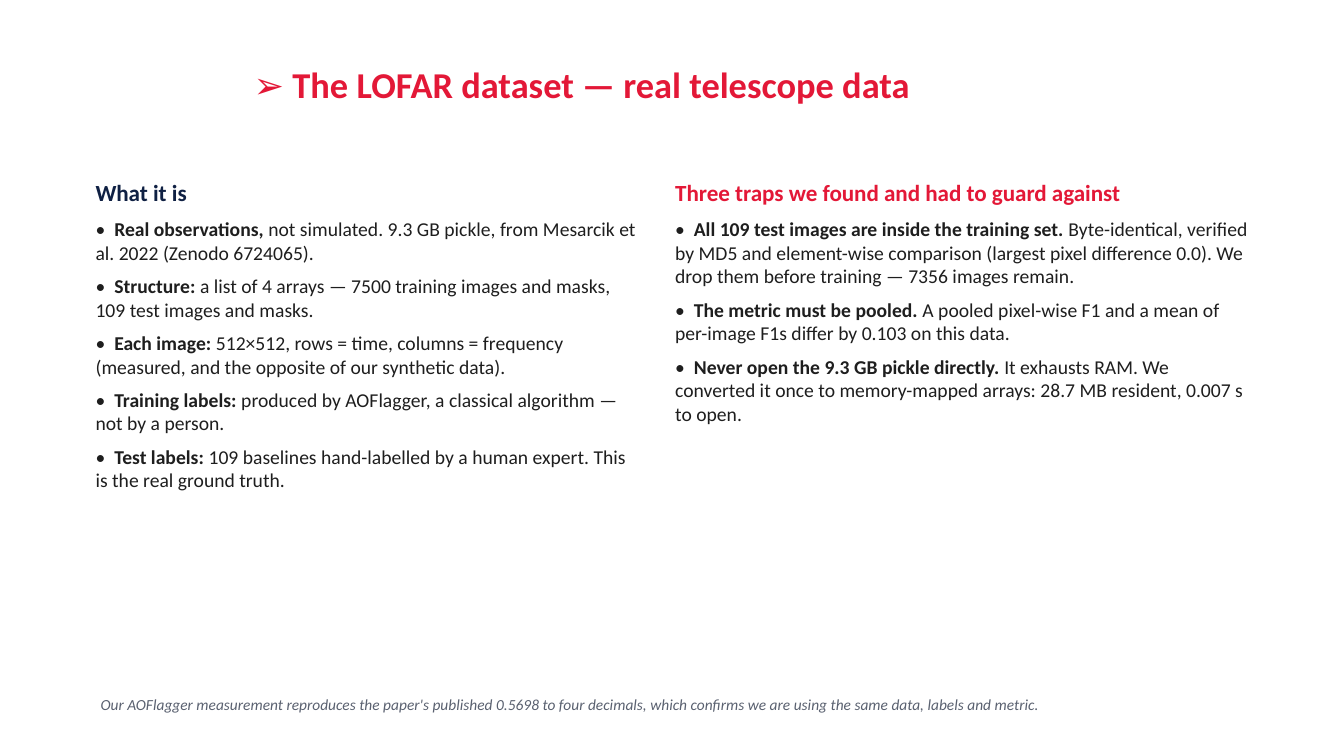
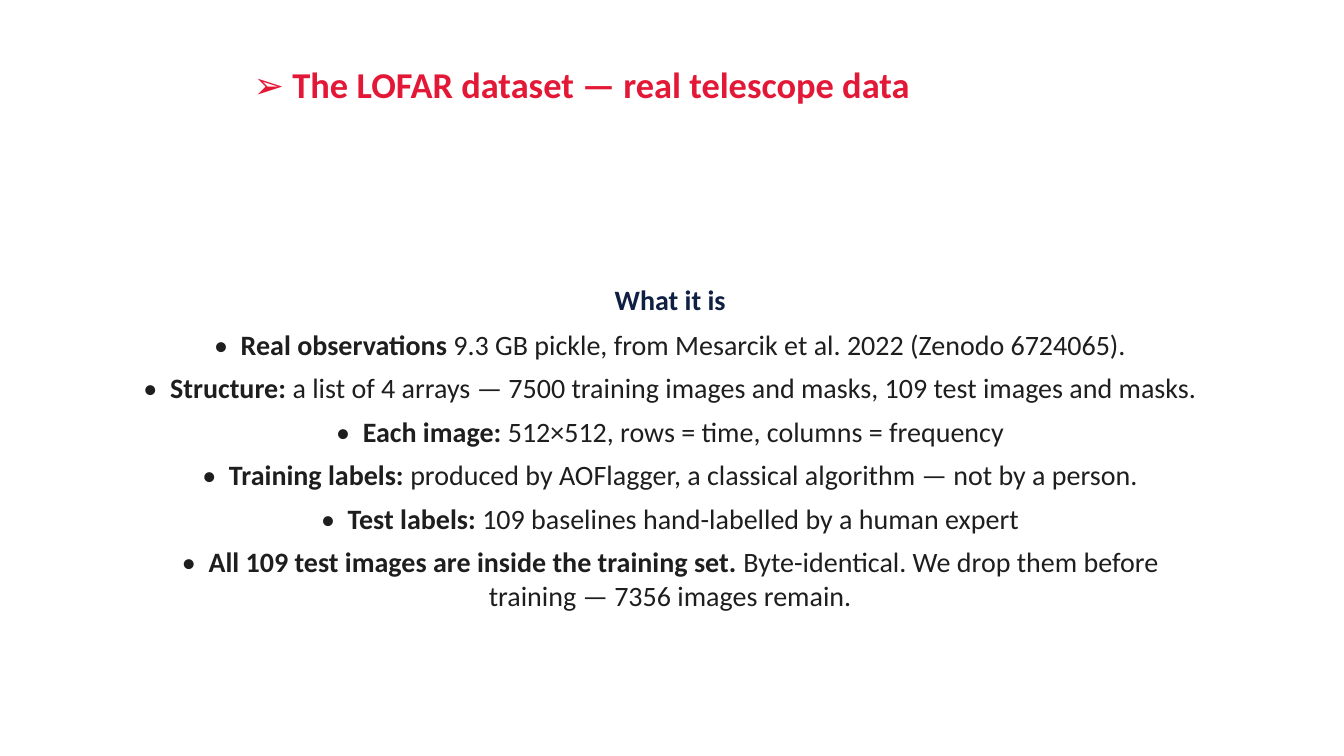
Before and after one commit to RonakSinghRaina/MP, a slide deck: slide 7 of Weekly_Report_Week5_DiL_Lab.pptx (slide 11 before the commit). Drawn at 1344x756 pixels with LibreOffice and Linux fonts; fonts in the diff are those of the drawing; background and template pictures are left out. Boxes give left, top, right and bottom in pixels: in the first picture for what was removed or moved away, otherwise in the second. Text is boxed around its words. In the diff, an @@ line names an element or a change of style, - is before the commit and + after.

```diff
--- a/Weekly_Report_Week5_DiL_Lab.pptx
+++ b/Weekly_Report_Week5_DiL_Lab.pptx
@@ text removed at (x1=675, y1=184, x2=1247, y2=424) @@
-Three traps we found and had to guard against
-• All 109 test images are inside the training set. Byte-identical, verified by MD5 and element-wise comparison (largest pixel difference 0.0). We drop them before training — 7356 images remain.
-• The metric must be pooled. A pooled pixel-wise F1 and a mean of per-image F1s differ by 0.103 on this data.
-• Never open the 9.3 GB pickle directly. It exhausts RAM. We converted it once to memory-mapped arrays: 28.7 MB resident, 0.007 s to open.
@@ text "What it is" moved from (x1=96, y1=184, x2=635, y2=491) to (x1=170, y1=290, x2=1196, y2=611) @@
@@ text at (x1=170, y1=290, x2=1196, y2=490): size 16.5 to 20 pt in "What it is"; size 14 to 20 pt in "• Structure: a list of 4 arrays ...", "• Training labels: produced by AOFlagger, a ..."; alignment left to centre @@
@@ text at (x1=241, y1=334, x2=1126, y2=360): text changed; size 14 to 20 pt @@
-• Real observations, not simulated. 9.3 GB pickle, from Mesarcik et al. 2022 (Zenodo 6724065).
+• Real observations 9.3 GB pickle, from Mesarcik et al. 2022 (Zenodo 6724065).
@@ text at (x1=363, y1=422, x2=1004, y2=447): text changed; size 14 to 20 pt @@
-• Each image: 512×512, rows = time, columns = frequency (measured, and the opposite of our synthetic data).
+• Each image: 512×512, rows = time, columns = frequency
@@ text at (x1=209, y1=509, x2=1159, y2=611): text changed; size 14 to 20 pt @@
-• Test labels: 109 baselines hand-labelled by a human expert. This is the real ground truth.
+• Test labels: 109 baselines hand-labelled by a human expert
+• All 109 test images are inside the training set. Byte-identical. We drop them before training — 7356 images remain.
@@ text removed at (x1=101, y1=699, x2=1039, y2=713) @@
-Our AOFlagger measurement reproduces the paper's published 0.5698 to four decimals, which confirms we are using the same data, labels and metric.
```
Also in this commit, not shown: 10 other slides changed, 1 slide added, 4 slides removed, 2 other files.
